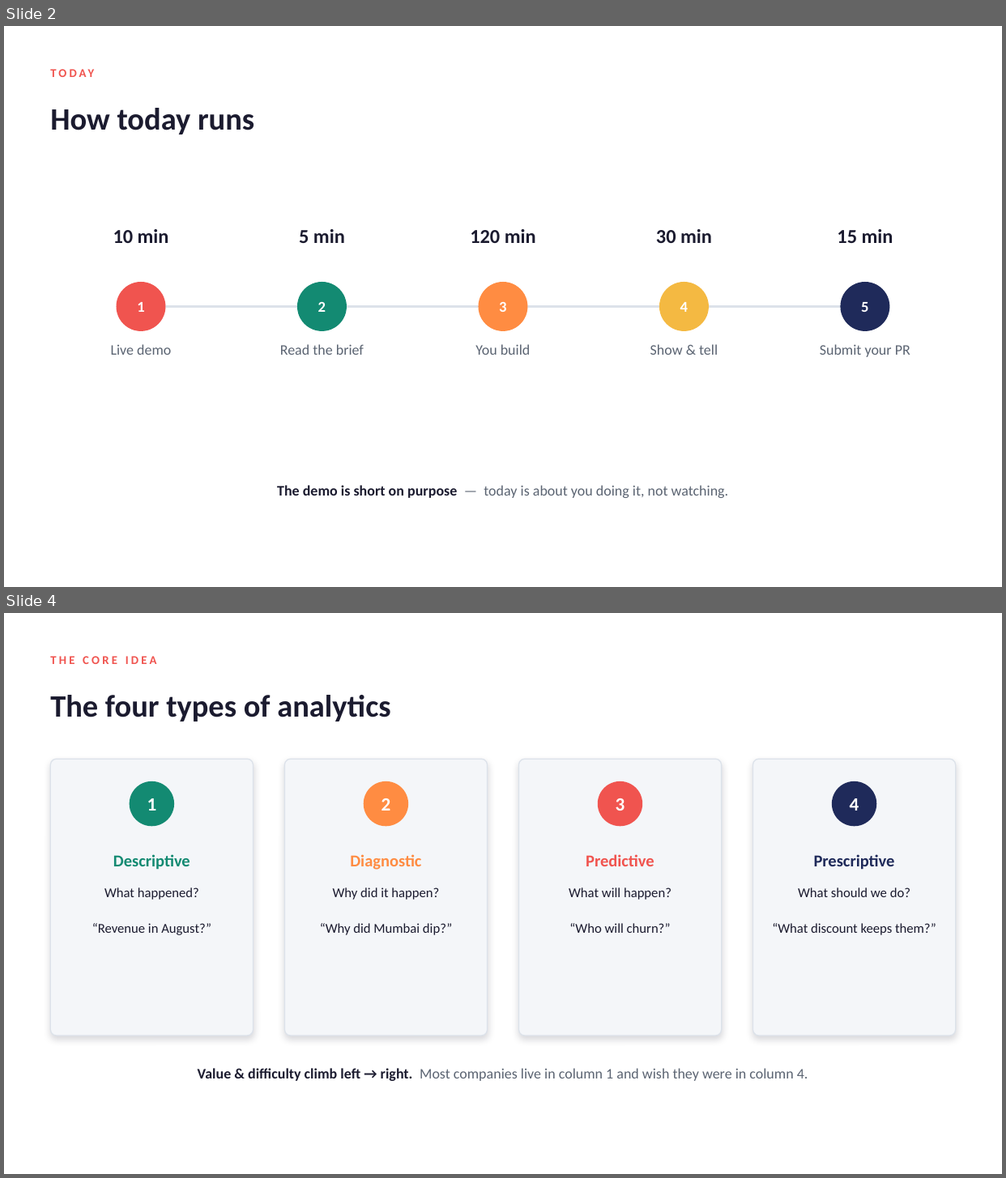
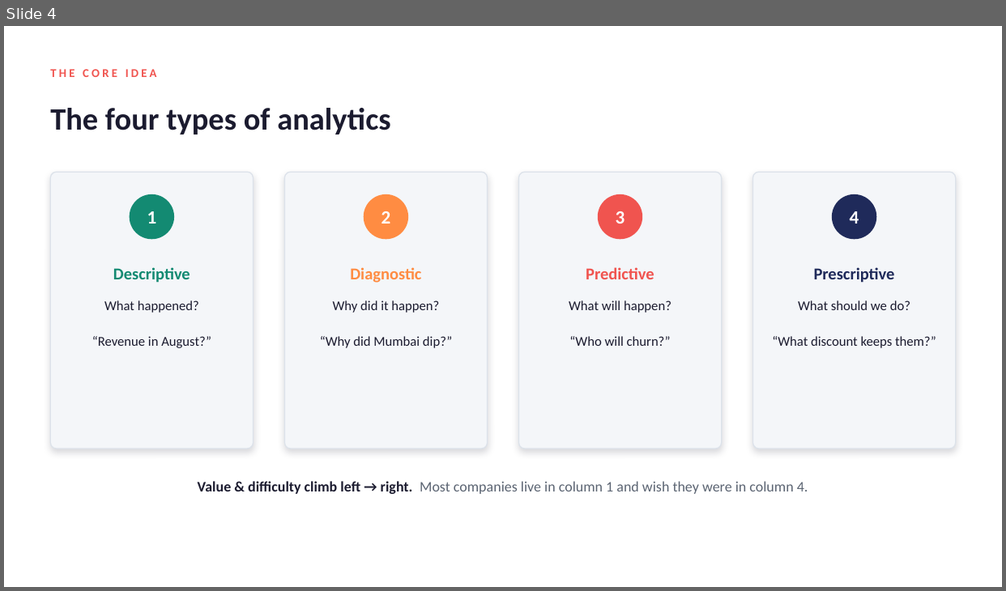
Before and after one commit to Abhinav1296/teaching, a slide deck: Day_02_Analytics_Types_and_Ethics/Day_02_deck.pptx. Shown one above the other, each under a label of ours: slides 2 and 4 before the commit, slide 4 after it; the slides between them are not shown. The pictures are 1006x1178 and 1006x591 pixels, drawn with LibreOffice and Linux fonts; fonts in the diff are those of the drawing. Boxes give left, top, right and bottom in pixels: in the first picture for what was removed or moved away, otherwise in the second. Text is boxed around its words. In the diff, an @@ line names an element or a change of style, - is before the commit and + after.

```diff
--- a/Day_02_Analytics_Types_and_Ethics/Day_02_deck.pptx
+++ b/Day_02_Analytics_Types_and_Ethics/Day_02_deck.pptx
@@ slide 2 removed at (4, 26, 1002, 587), background #FFFFFF @@
@@ text removed at (50, 109, 254, 130) @@
-How today runs
@@ text removed at (117, 108, 191, 135) @@
-TODAY
@@ text removed at (113, 229, 169, 243) @@
-10 min
@@ text removed at (299, 229, 345, 243) @@
-5 min
@@ text removed at (470, 229, 536, 243) @@
-120 min
@@ text removed at (656, 229, 712, 243) @@
-30 min
@@ text removed at (837, 229, 893, 243) @@
-15 min
@@ ellipse removed at (117, 282, 166, 331) @@
@@ ellipse removed at (297, 282, 347, 331) @@
@@ ellipse removed at (478, 282, 527, 331) @@
@@ ellipse removed at (659, 282, 709, 331) @@
@@ ellipse removed at (840, 282, 889, 331) @@
@@ text removed at (137, 302, 144, 312) @@
-1
@@ line removed from (141, 307) to (865, 307) @@
@@ text removed at (318, 302, 326, 312) @@
-2
@@ text removed at (499, 302, 506, 312) @@
-3
@@ text removed at (680, 302, 688, 312) @@
-4
@@ text removed at (861, 302, 868, 312) @@
-5
@@ text removed at (111, 344, 171, 355) @@
-Live demo
@@ text removed at (280, 344, 364, 355) @@
-Read the brief
@@ text removed at (475, 344, 530, 355) @@
-You build
@@ text removed at (650, 344, 718, 355) @@
-Show & tell
@@ text removed at (820, 344, 910, 357) @@
-Submit your PR
@@ text removed at (277, 485, 729, 498) @@
-The demo is short on purpose — today is about you doing it, not watching.
```
Also in this commit, not shown: 7 slides changed, 3 slides added, 1 other slide removed, 3 other files.
